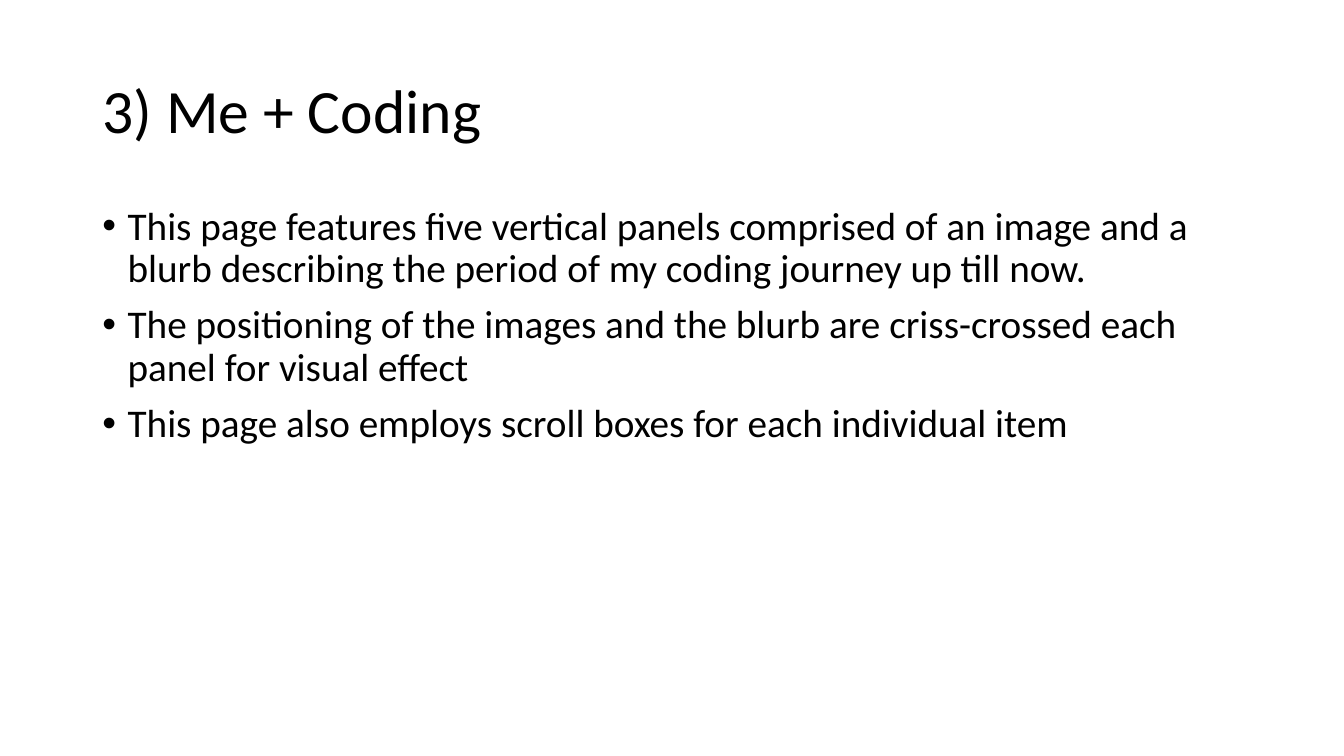
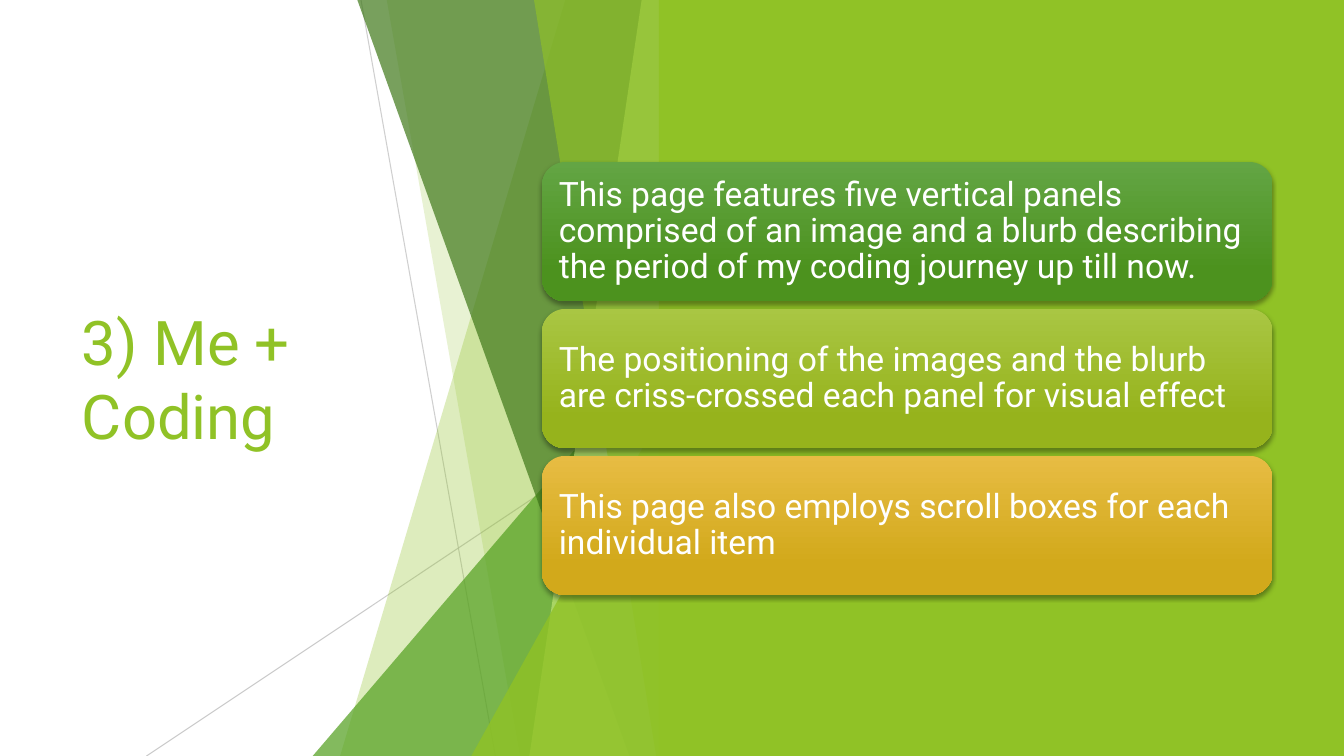
Before and after one commit to angel-lopez-andrade/portfolio-website, a slide deck: slide 5 of slide_deck.pptx. Drawn at 1344x756 pixels with LibreOffice and Linux fonts; fonts in the diff are those of the drawing. Boxes give left, top, right and bottom in pixels: in the first picture for what was removed or moved away, otherwise in the second. Text is boxed around its words. In the diff, an @@ line names an element or a change of style, - is before the commit and + after.

```diff
--- a/slide_deck.pptx
+++ b/slide_deck.pptx
@@ rectangle added at <box>0,0,1344,756</box>, fill #FFFFFF @@
@@ rectangle added at <box>659,0,1344,756</box>, fill #90C226 @@
@@ title "3) Me + Coding": place and size @@
-title "3) Me + Coding" at <box>102,88,481,144</box>
+title "3) Me + Coding" at <box>82,316,275,452</box>
@@ title "3) Me + Coding" at <box>82,316,275,452</box>: font Calibri to Roboto, text colour #000000 to #90C226; line spacing 0.9 to 1 @@
@@ text removed at <box>128,212,1188,444</box> @@
-• This page features five vertical panels comprised of an image and a blurb describing the period of my coding journey up till now.
-• The positioning of the images and the blurb are criss-crossed each panel for visual effect
-• This page also employs scroll boxes for each individual item
@@ group added at <box>146,0,673,756</box>: 5 freeform shapes, 2 lines, 2 triangles @@
@@ group added at <box>819,0,1344,756</box>: 5 freeform shapes, 2 lines, 2 triangles @@
@@ group added at <box>542,162,1273,595</box>: 3 rounded rectangles, 3 texts @@
+This page features five vertical panels comprised of an image and a blurb describing the period of my coding journey up till now.
+The positioning of the images and the blurb are criss-crossed each panel for visual effect
+This page also employs scroll boxes for each individual item
```
Also in this commit, not shown: 6 other slides changed, 5 slides added, 6 other files.
